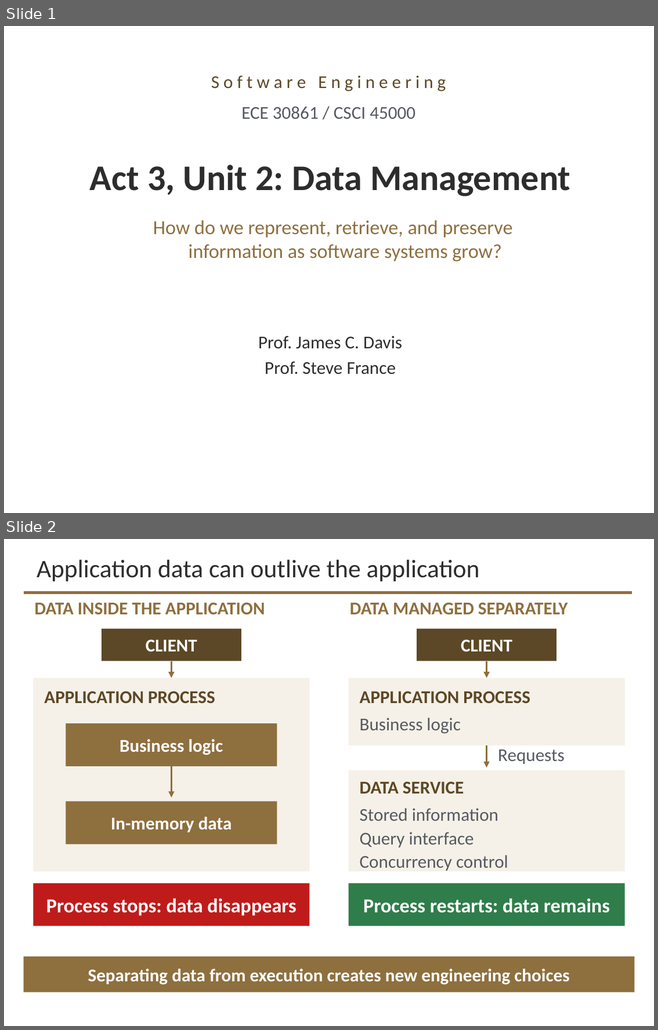
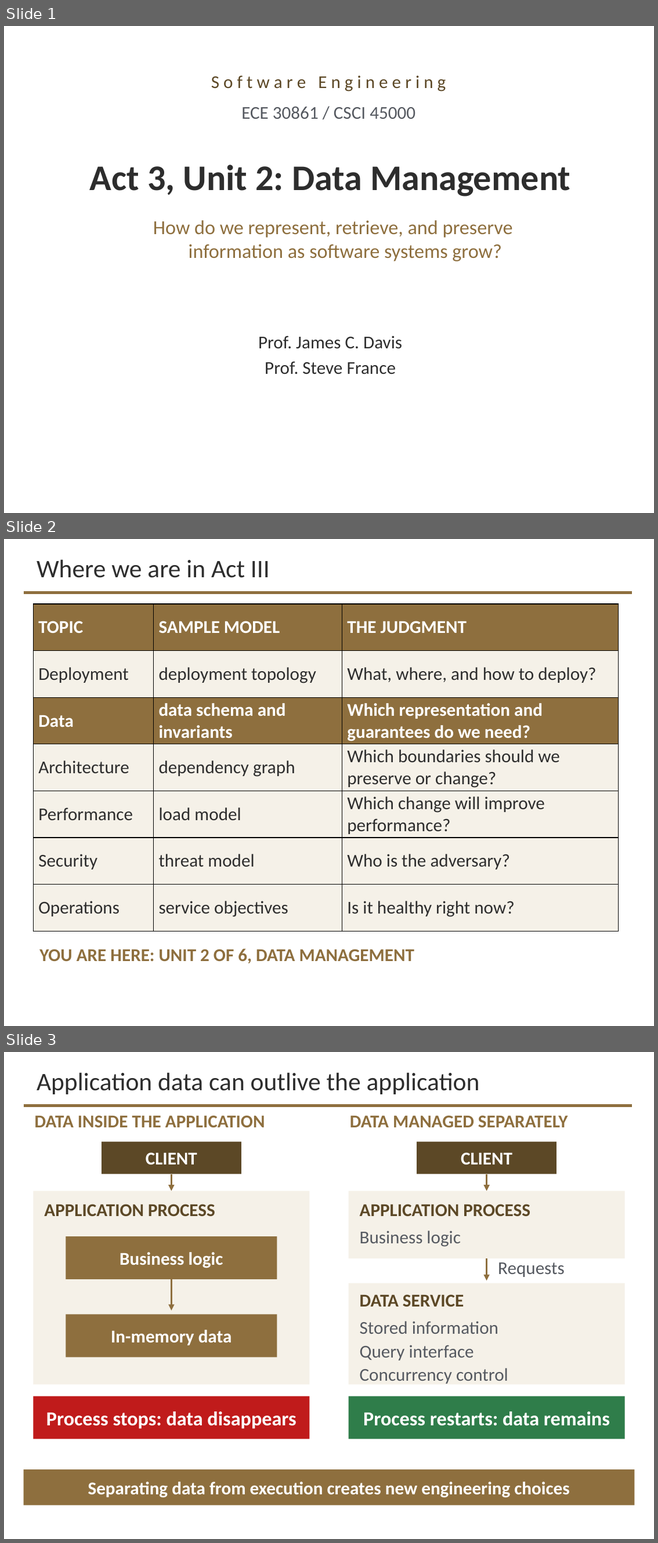
Before and after one commit to davisjam/model-based-agentic-software-engineering, a slide deck: course/lectures/act-3-software-in-the-world/02-data-management/3-2-Data-Management.pptx. Shown one above the other, each under a label of ours: slides 1 and 2 before the commit, slides 1, 2 and 3 after it. The pictures are 658x1030 and 658x1543 pixels, drawn with LibreOffice and Linux fonts; fonts in the diff are those of the drawing; background and template pictures are left out. Boxes give left, top, right and bottom in pixels: in the first picture for what was removed or moved away, otherwise in the second. Text is boxed around its words. In the diff, an @@ line names an element or a change of style, - is before the commit and + after.

```diff
--- a/course/lectures/act-3-software-in-the-world/02-data-management/3-2-Data-Management.pptx
+++ b/course/lectures/act-3-software-in-the-world/02-data-management/3-2-Data-Management.pptx
@@ slide 2 added at <box>4,539,654,1026</box>, background #FFFFFF; not listed: 1 template element that a slide beside it also shows @@
@@ title added at <box>36,559,270,578</box>, 28 pt, text #2D2D2D @@
+Where we are in Act III
@@ table added at <box>33,604,618,931</box>, 7 rows, 3 columns @@
+TOPIC | SAMPLE MODEL | THE JUDGMENT
+Deployment | deployment topology | What, where, and how to deploy?
+Data | data schema and invariants | Which representation and guarantees do we need?
+Architecture | dependency graph | Which boundaries should we preserve or change?
+Performance | load model | Which change will improve performance?
+Security | threat model | Who is the adversary?
+Operations | service objectives | Is it healthy right now?
@@ text added at <box>39,948,414,964</box>, 20 pt, text #8E6F3E, bold @@
+YOU ARE HERE: UNIT 2 OF 6, DATA MANAGEMENT
@@ what was slide 2 is now slide 3 @@
```
Also in this commit, not shown: 1 slide changed.
